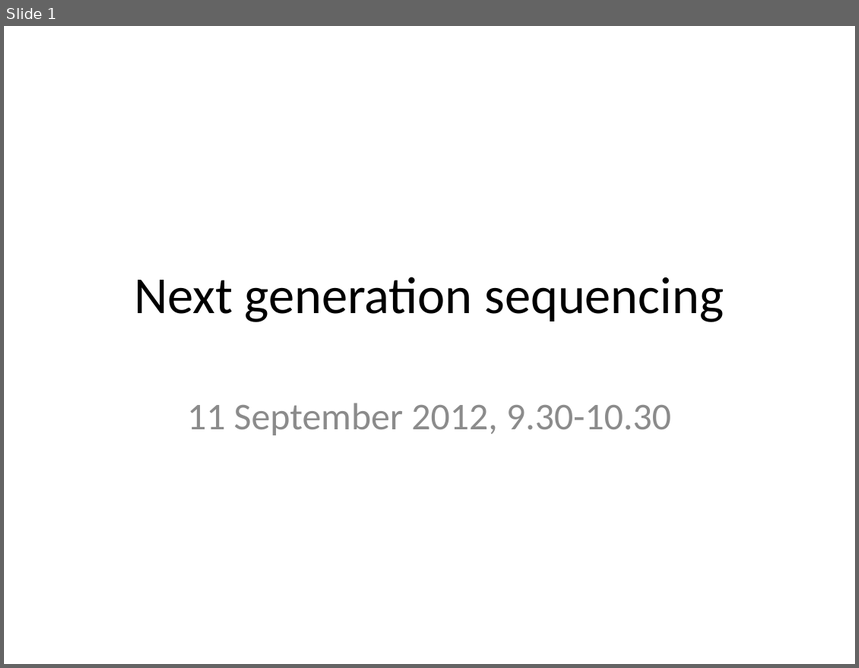
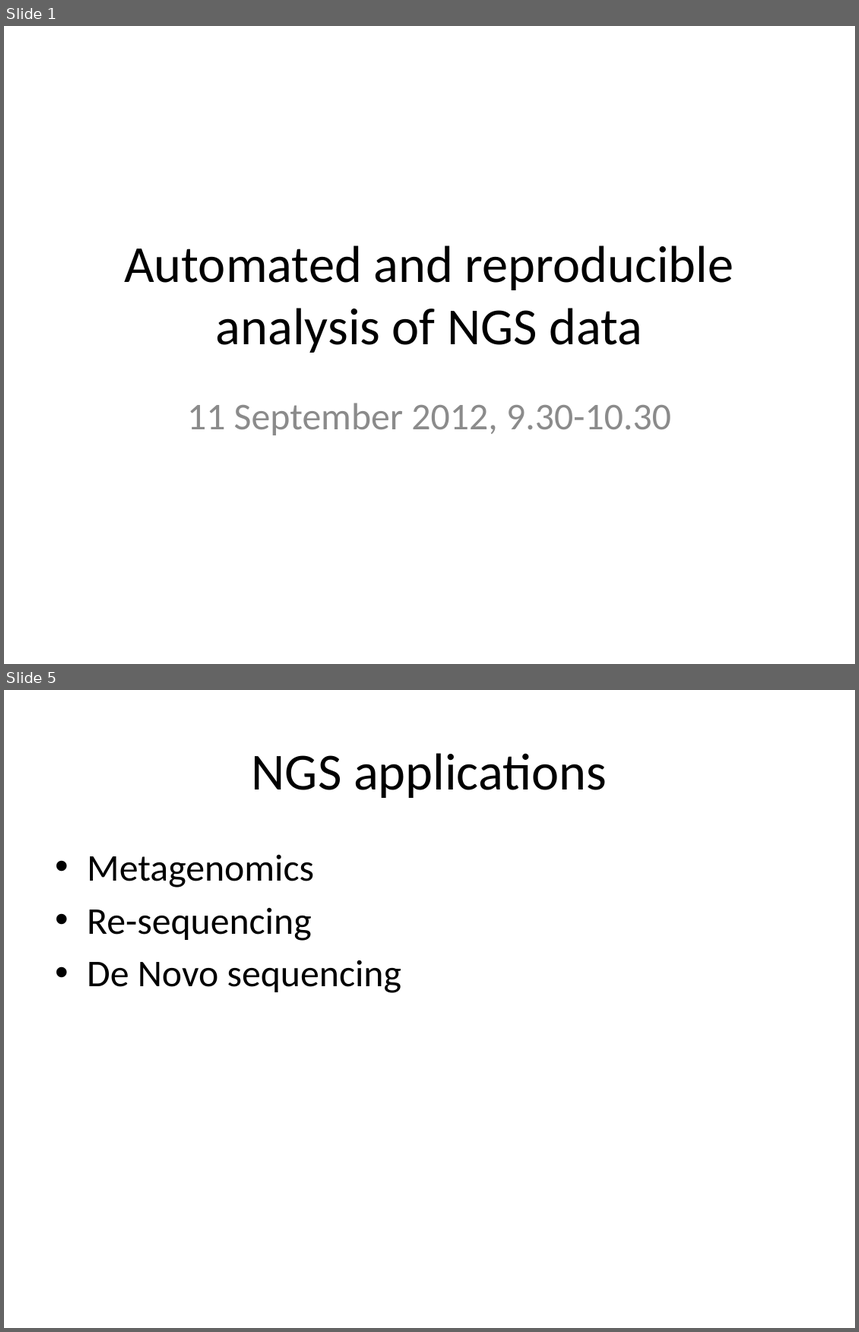
Before and after one commit to rvosa/ngs-workflows, a slide deck: doc/slides/day1/session1/NGSplatforms.pptx. Shown one above the other, each under a label of ours: slide 1 before the commit, slides 1 and 5 after it; the slides between them are not shown. The pictures are 859x668 and 859x1332 pixels, drawn with LibreOffice and Linux fonts; fonts in the diff are those of the drawing. Boxes give left, top, right and bottom in pixels: in the first picture for what was removed or moved away, otherwise in the second. Text is boxed around its words. In the diff, an @@ line names an element or a change of style, - is before the commit and + after.

Commit message:
added slide titles for all slides

```diff
--- a/doc/slides/day1/session1/NGSplatforms.pptx
+++ b/doc/slides/day1/session1/NGSplatforms.pptx
@@ slide 5 added at bbox=[4, 690, 855, 1328], background #FFFFFF @@
@@ title added at bbox=[252, 753, 607, 798], 44 pt, text #000000 @@
+NGS applications
@@ text added at bbox=[87, 854, 401, 993], 32 pt, text #000000 @@
+• Metagenomics
+• Re-sequencing
+• De Novo sequencing
@@ slide 1 changed as well @@
@@ title at bbox=[124, 246, 734, 353]: text changed @@
-Next generation sequencing
+Automated and reproducible analysis of NGS data
```
Also in this commit, not shown: 7 other slides added, 15 other files.
